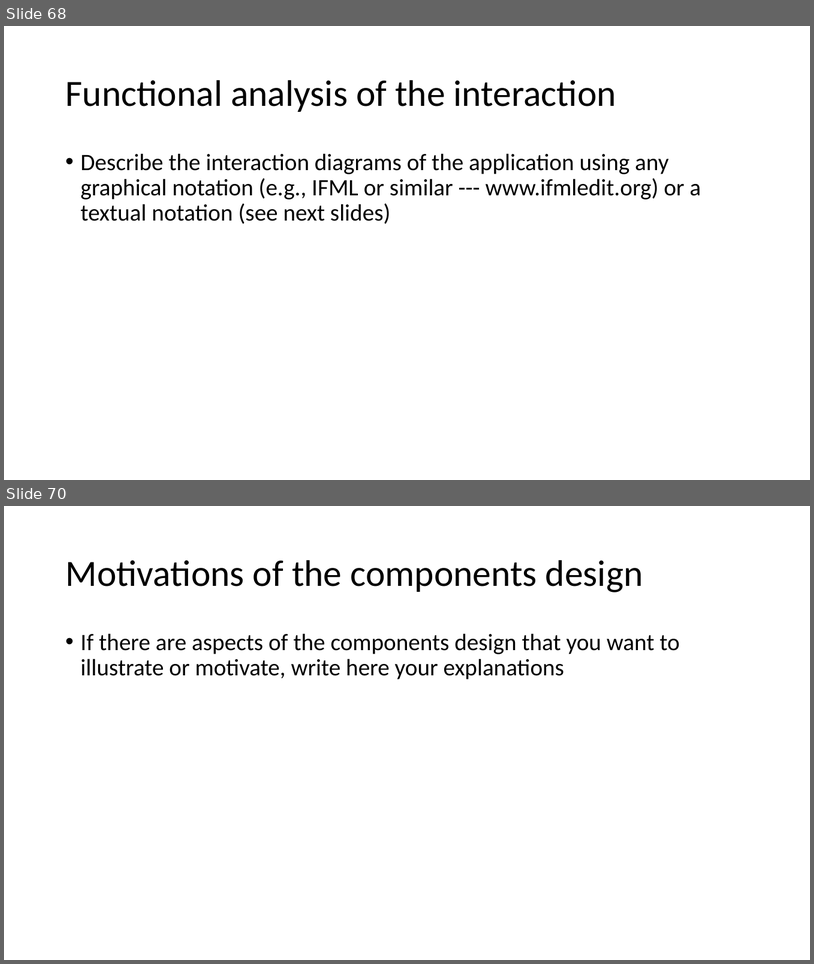
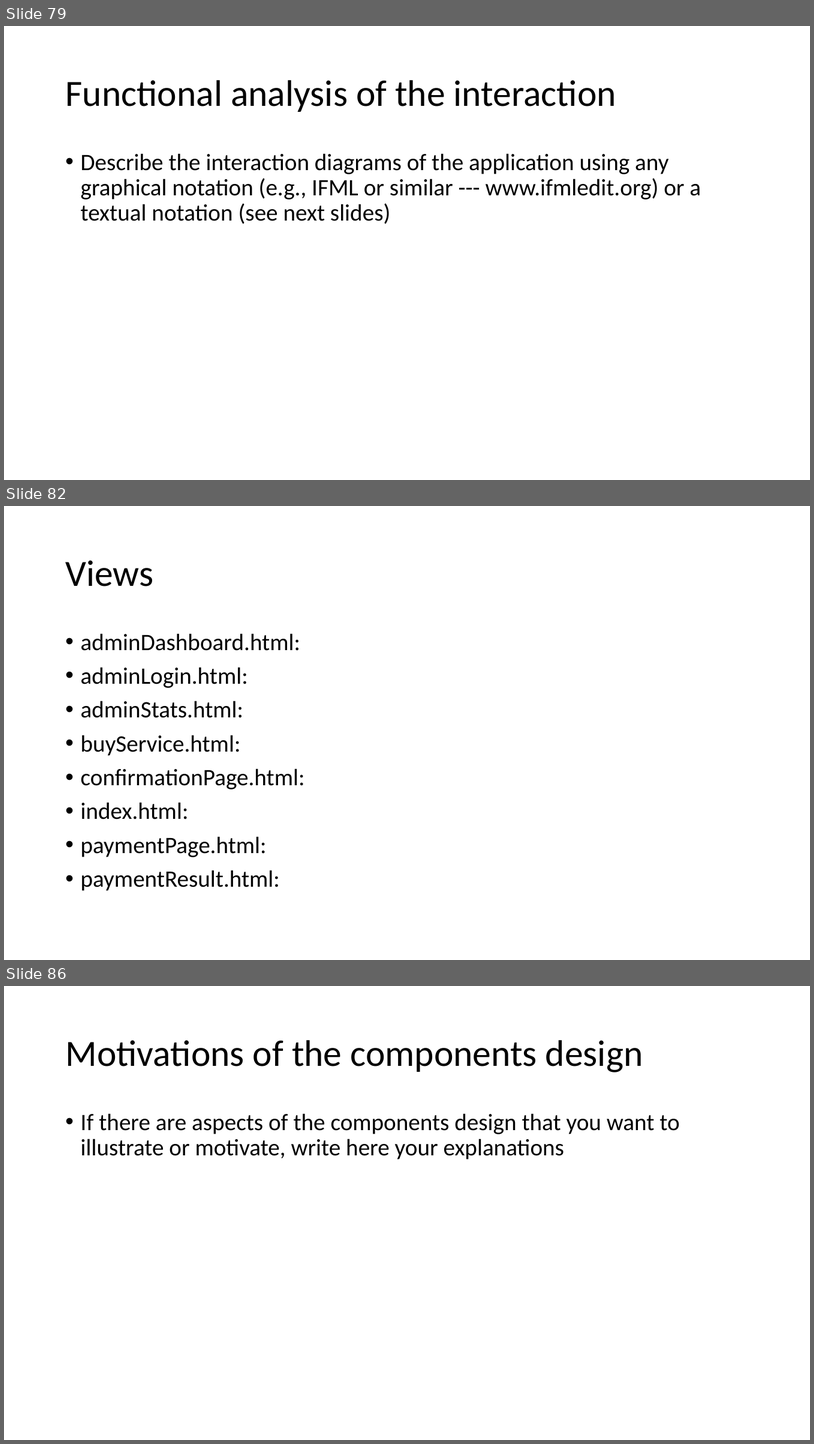
Before and after one commit to matteovisotto/DB2-SirianiVisotto, a slide deck: Documentation.pptx. Shown one above the other, each under a label of ours: slides 68 and 70 before the commit, slides 79, 82 and 86 after it; the slides between them are not shown. The pictures are 814x964 and 814x1444 pixels, drawn with LibreOffice and Linux fonts; fonts in the diff are those of the drawing. Boxes give left, top, right and bottom in pixels: in the first picture for what was removed or moved away, otherwise in the second. Text is boxed around its words. In the diff, an @@ line names an element or a change of style, - is before the commit and + after.

```diff
--- a/Documentation.pptx
+++ b/Documentation.pptx
@@ slide 82 added at bbox=[4, 506, 810, 960], background #FFFFFF @@
@@ title added at bbox=[65, 560, 153, 586], 44 pt, text #000000 @@
+Views
@@ text added at bbox=[81, 633, 305, 891], 28 pt, text #000000 @@
+• adminDashboard.html:
+• adminLogin.html:
+• adminStats.html:
+• buyService.html:
+• confirmationPage.html:
+• index.html:
+• paymentPage.html:
+• paymentResult.html:
@@ what was slide 68 is now slide 79 @@
@@ what was slide 70 is now slide 86 @@
```
Also in this commit, not shown: 4 slides changed, 16 other slides added, 1 slide removed, 2 other files.
